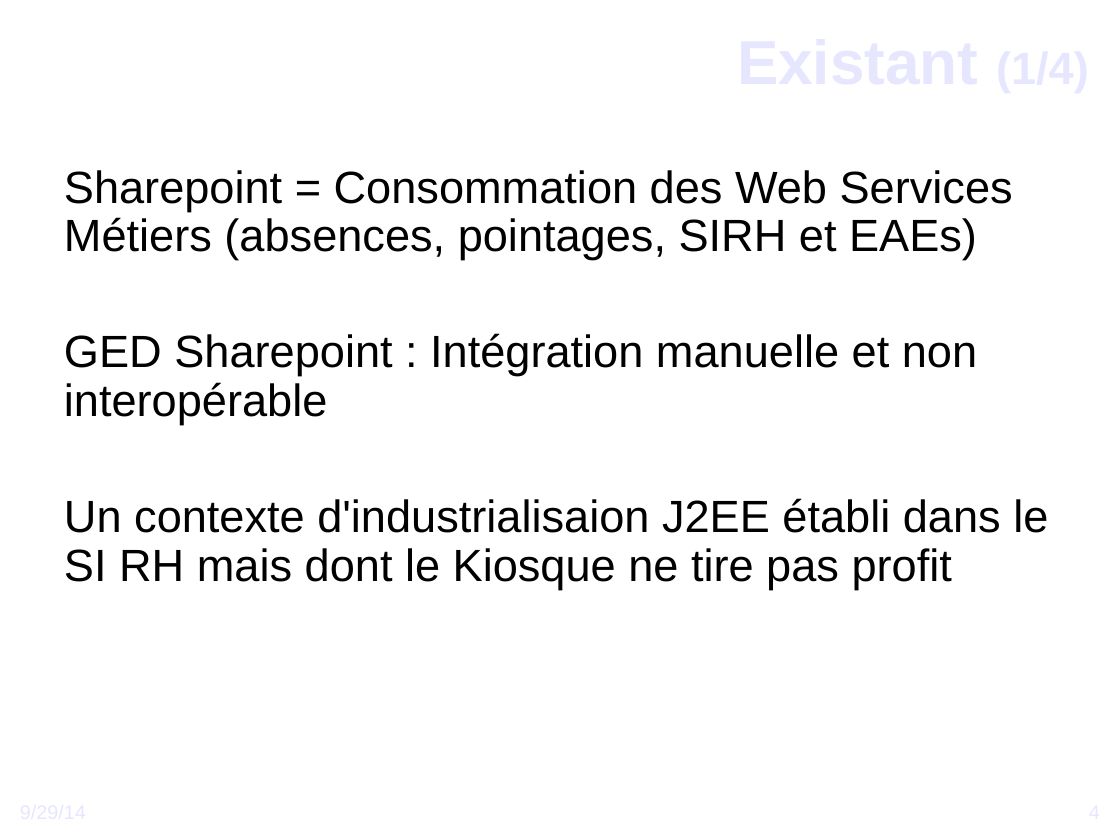
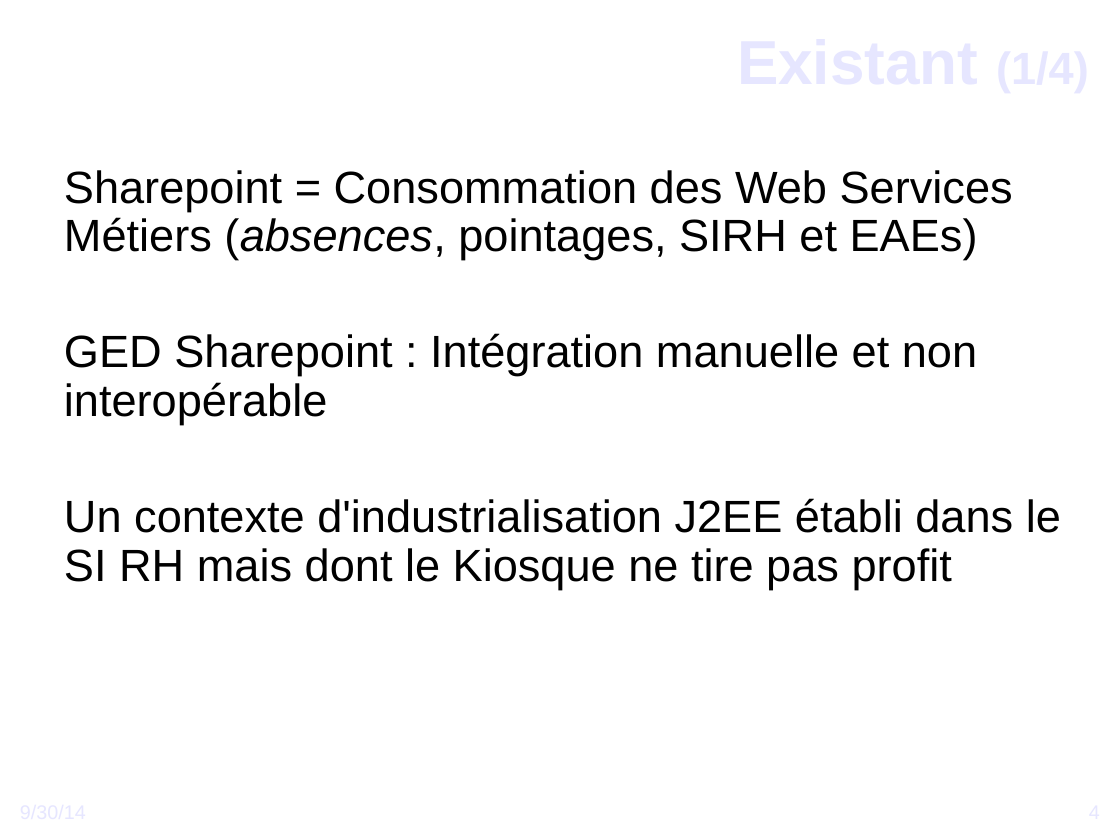
Before and after one commit to DSI-Ville-Noumea/sirh-kiosque-j2ee-old, a slide deck: slide 4 of src/site/resources/Vers_un_Kiosque_RH_J2EE.odp. Drawn at 1120x840 pixels with LibreOffice and Linux fonts; fonts in the diff are those of the drawing; background and template pictures are left out. Boxes give left, top, right and bottom in pixels: in the first picture for what was removed or moved away, otherwise in the second. Text is boxed around its words. In the diff, an @@ line names an element or a change of style, - is before the commit and + after.

```diff
--- a/src/site/resources/Vers_un_Kiosque_RH_J2EE.odp
+++ b/src/site/resources/Vers_un_Kiosque_RH_J2EE.odp
@@ text at bbox=[64, 170, 1013, 260]: italic on in "(absences," @@
@@ text at bbox=[64, 498, 1061, 589]: text changed @@
-● Un contexte d'industrialisaion J2EE établi dans le SI RH mais dont le Kiosque ne tire pas profit
+● Un contexte d'industrialisation J2EE établi dans le SI RH mais dont le Kiosque ne tire pas profit
@@ text at bbox=[20, 800, 383, 839]: text changed @@
-9/29/14
+9/30/14
```
Also in this commit, not shown: 41 other slides changed.
